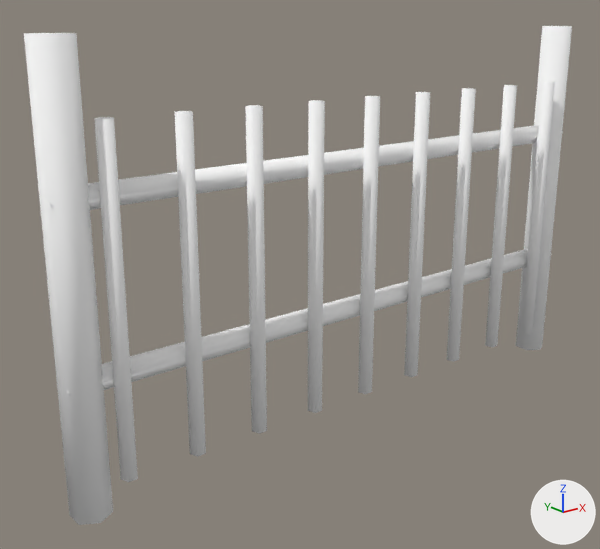
Before and after pictures for a commit that changed the Blender file art/env/fence_bamboo.blend.
Before and after are seen from a camera (50 mm lens) standing at (-1.82, -1.96, 1.34) and looking at (-0.18, 0.09, 0.52). Arrows for +X, +Y and +Z are at lower right; the lights stay in place. The picture after the commit comes second. Objects named as collision shapes, trigger or cutter boxes, shadow casters or lower levels of detail are left out.

Names of what the first picture shows: 'Fence'.
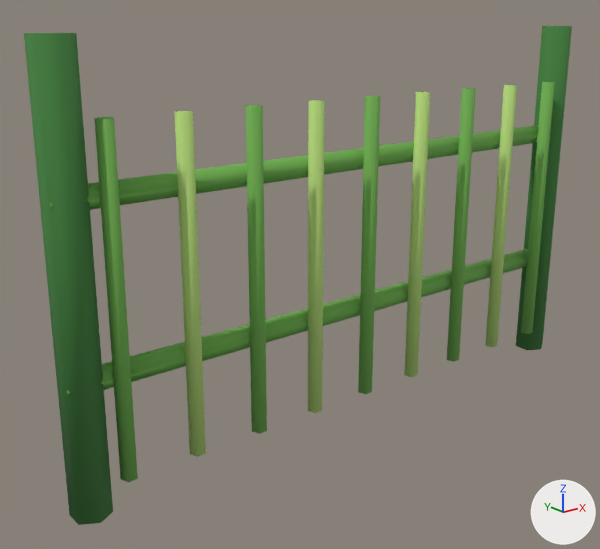
What changed in the scene script:
```text
Change mat_vk_vcol:
    where n0 = _N.new('ShaderNodeBsdfPrincipled'); n0.name = 'Principled BSDF'
    remove n0.inputs[0].default_value = (1.0, 1.0, 1.0, 1.0)  # 'Base Color', white #ffffff
    add n2 = _N.new('ShaderNodeVertexColor'); n2.name = 'Color Attribute'
    add n2.layer_name = 'Color'
    add _L.new(n2.outputs[0], n0.inputs[0])  # 'Color' to 'Base Color'
Change me_fence:
    where me_fence.from_pydata(...)  # 138 vertices, 95 faces; spans x -1.05..1.05, y -0.07..0.06, z 0.0..1.3
    used by ob_fence; location = (0.0, 0.0, 0.0)
    me_fence part 1: 95 faces centred in x -1.05..1.05, y -0.07..0.04, z 0.0..1.3 are repainted in the vertex colours; the middle colour goes from green #b0d797 to green #6fae4f
```

Boxes (x1, y1, x2, y2) around the edits, measured in the pictures (600 x 549 px):
'Fence', recoloured (white to green): (24, 26, 572, 525) in both
